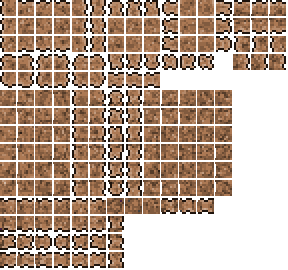
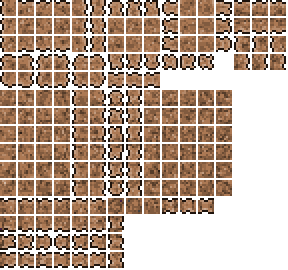
Two versions of the same layered image (288 x 270). Layer-by-layer changes:
painted on "Widoczny #1" over [left=17, top=14, right=270, bottom=266]
